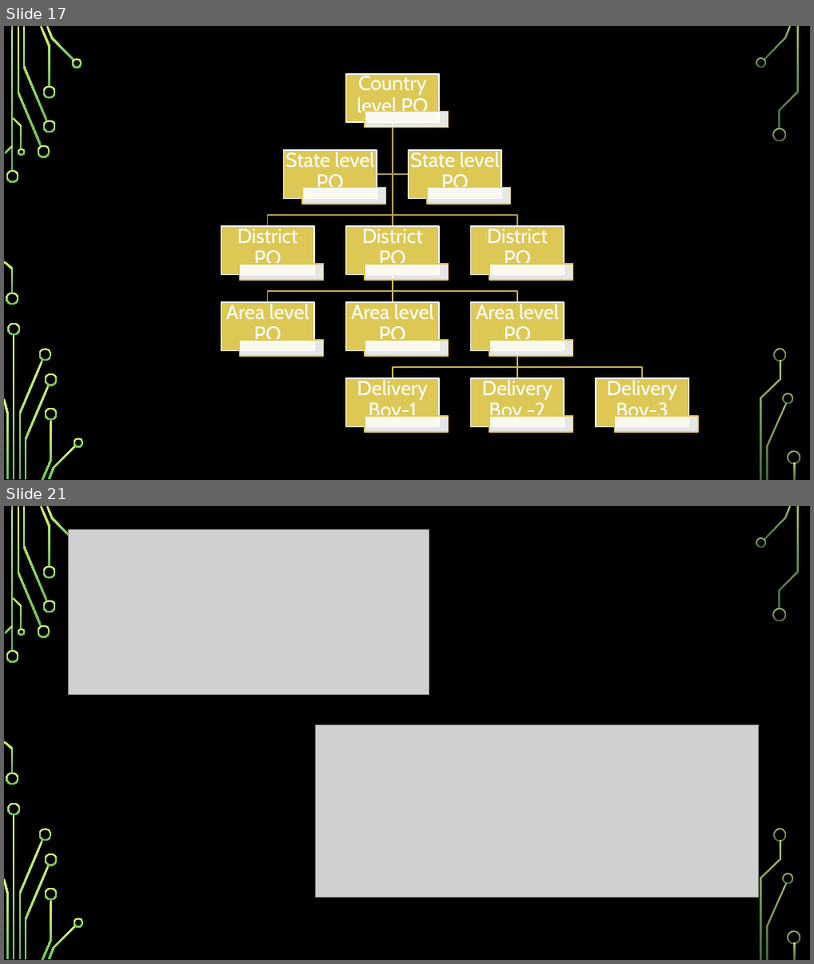
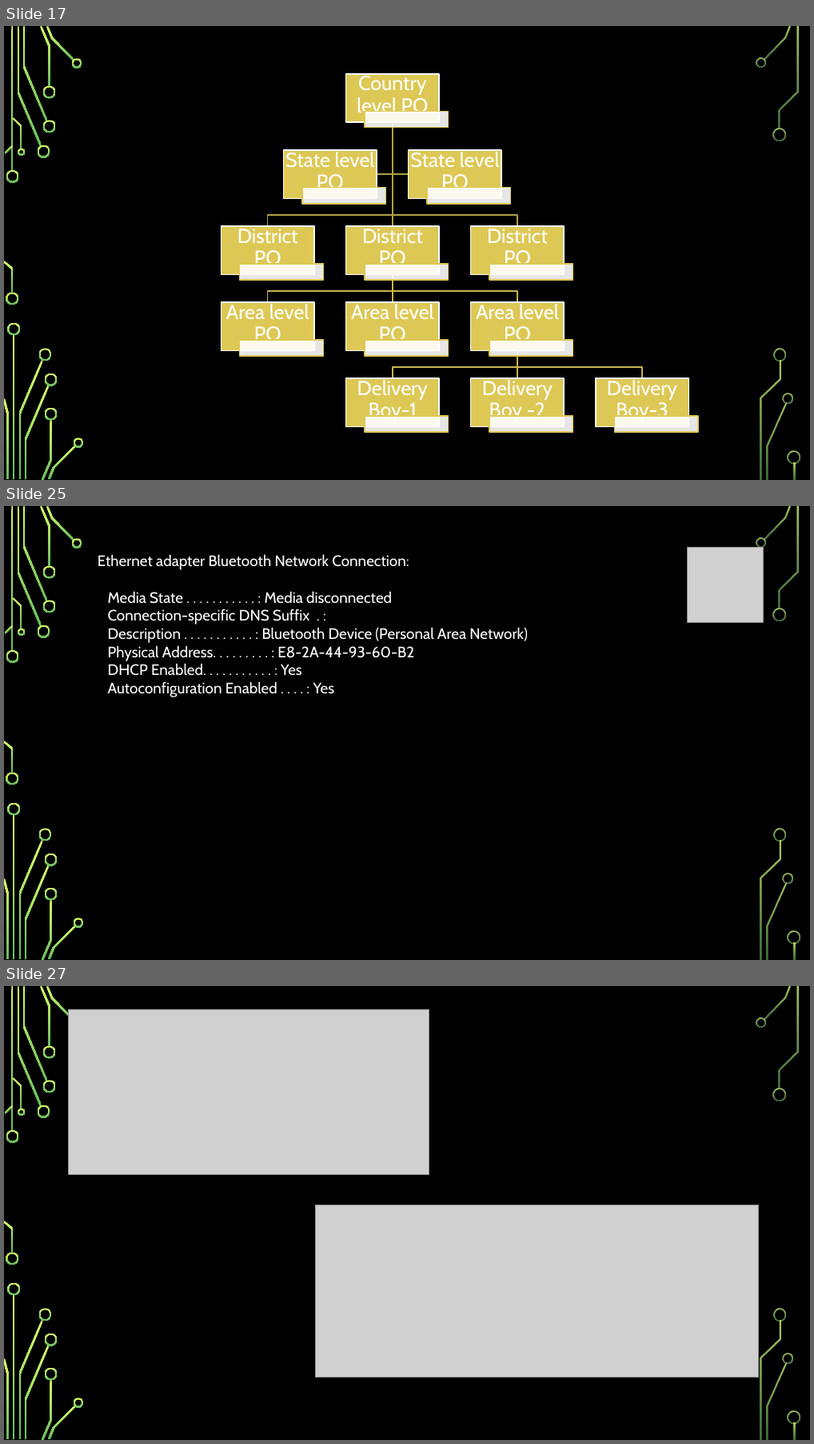
Before and after one commit to girishsukukumar/IoTWorkshop, a slide deck: Module-1.pptx. Shown one above the other, each under a label of ours: slides 17 and 21 before the commit, slides 17, 25 and 27 after it; the slides between them are not shown. The pictures are 814x964 and 814x1444 pixels, drawn with LibreOffice and Linux fonts; fonts in the diff are those of the drawing; grey boxes stand for pictures; background and template pictures are left out. Boxes give left, top, right and bottom in pixels: in the first picture for what was removed or moved away, otherwise in the second. Text is boxed around its words. In the diff, an @@ line names an element or a change of style, - is before the commit and + after.

```diff
--- a/Module-1.pptx
+++ b/Module-1.pptx
@@ slide 25 added at (x1=4, y1=506, x2=810, y2=960), background picture (left out); not listed: 36 template elements that a slide beside it also shows @@
@@ picture added at (x1=688, y1=547, x2=764, y2=623) @@
@@ text added at (x1=98, y1=554, x2=528, y2=697), 18 pt, text #FFFFFF @@
+Ethernet adapter Bluetooth Network Connection:
+Media State . . . . . . . . . . . : Media disconnected
+Connection-specific DNS Suffix . :
+Description . . . . . . . . . . . : Bluetooth Device (Personal Area Network)
+Physical Address. . . . . . . . . : E8-2A-44-93-60-B2
+DHCP Enabled. . . . . . . . . . . : Yes
+Autoconfiguration Enabled . . . . : Yes
@@ what was slide 21 is now slide 27 @@
```
Also in this commit, not shown: 6 slides changed, 5 other slides added.
